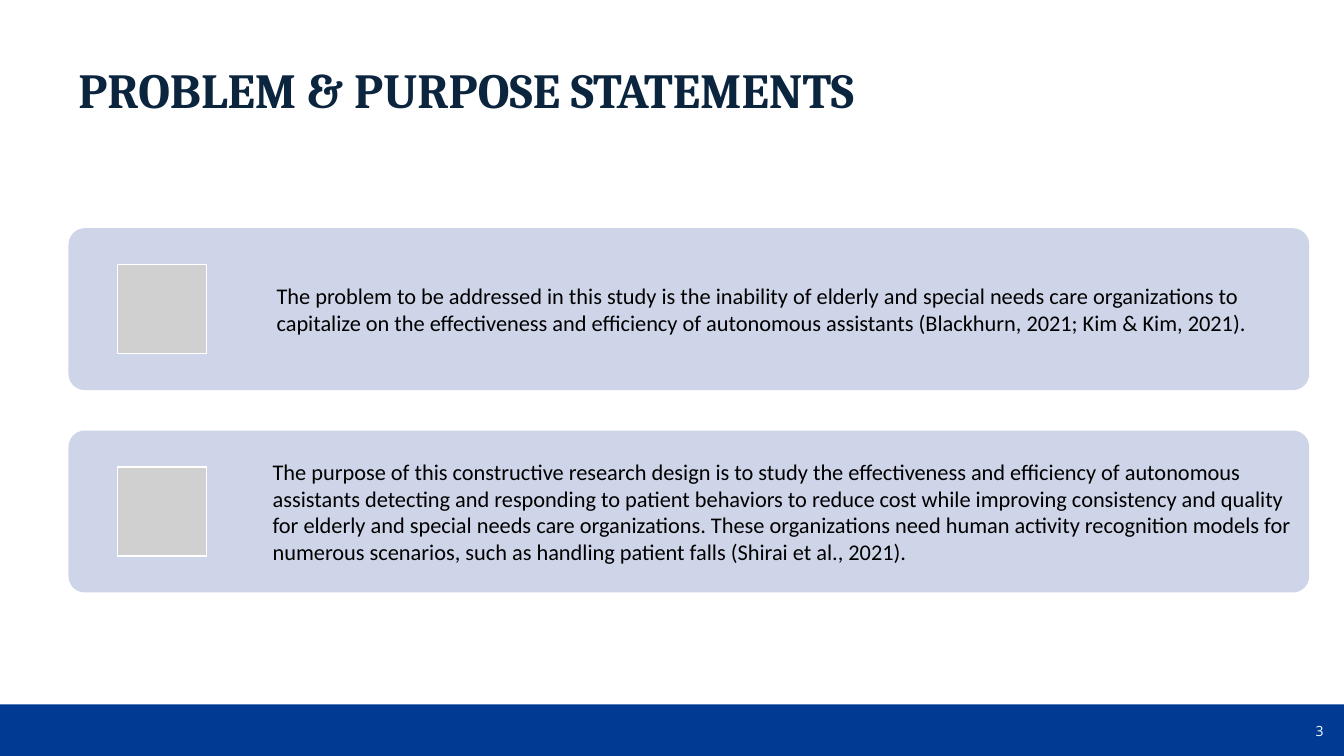
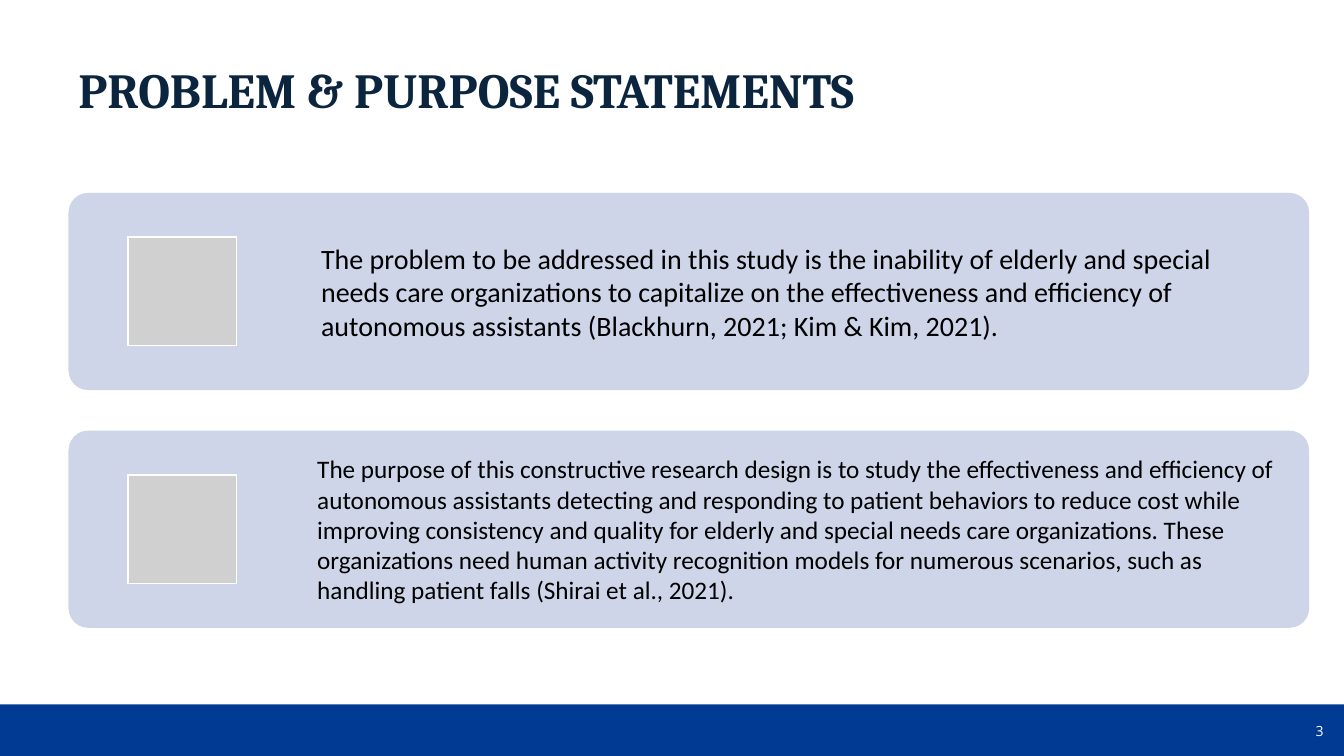
Before and after one commit to dr-natetorious/Dissertation, a slide deck: slide 3 of OralDefenseDeck.pptx. Drawn at 1344x756 pixels with LibreOffice and Linux fonts; fonts in the diff are those of the drawing; grey boxes stand for pictures; background and template pictures are left out. Boxes give left, top, right and bottom in pixels: in the first picture for what was removed or moved away, otherwise in the second. Text is boxed around its words. In the diff, an @@ line names an element or a change of style, - is before the commit and + after.

```diff
--- a/OralDefenseDeck.pptx
+++ b/OralDefenseDeck.pptx
@@ rounded rectangle: place and size @@
-rounded rectangle at [69, 228, 1310, 390]
+rounded rectangle at [69, 193, 1310, 390]
@@ text "The problem to be addressed ...": place and size @@
-text "The problem to be addressed ..." at [277, 288, 1246, 335]
+text "The problem to be addressed ..." at [321, 249, 1211, 340]
@@ text "The problem to be addressed ..." at [321, 249, 1211, 340]: size 16 to 20 pt; more space between paragraphs @@
@@ picture: place and size @@
-picture at [118, 265, 207, 354]
+picture at [128, 237, 237, 346]
@@ rounded rectangle: place and size @@
-rounded rectangle at [69, 431, 1310, 593]
+rounded rectangle at [69, 431, 1310, 628]
@@ text "The purpose of this constructive ...": place and size @@
-text "The purpose of this constructive ..." at [273, 464, 1290, 564]
+text "The purpose of this constructive ..." at [317, 460, 1273, 604]
@@ text "The purpose of this constructive ..." at [317, 460, 1273, 604]: size 16 to 18 pt @@
@@ picture removed at [118, 467, 207, 556] @@
@@ picture added at [128, 475, 237, 584] @@
```
Also in this commit, not shown: 4 other slides changed, 1 slide added, 1 slide removed, 1 other file.
